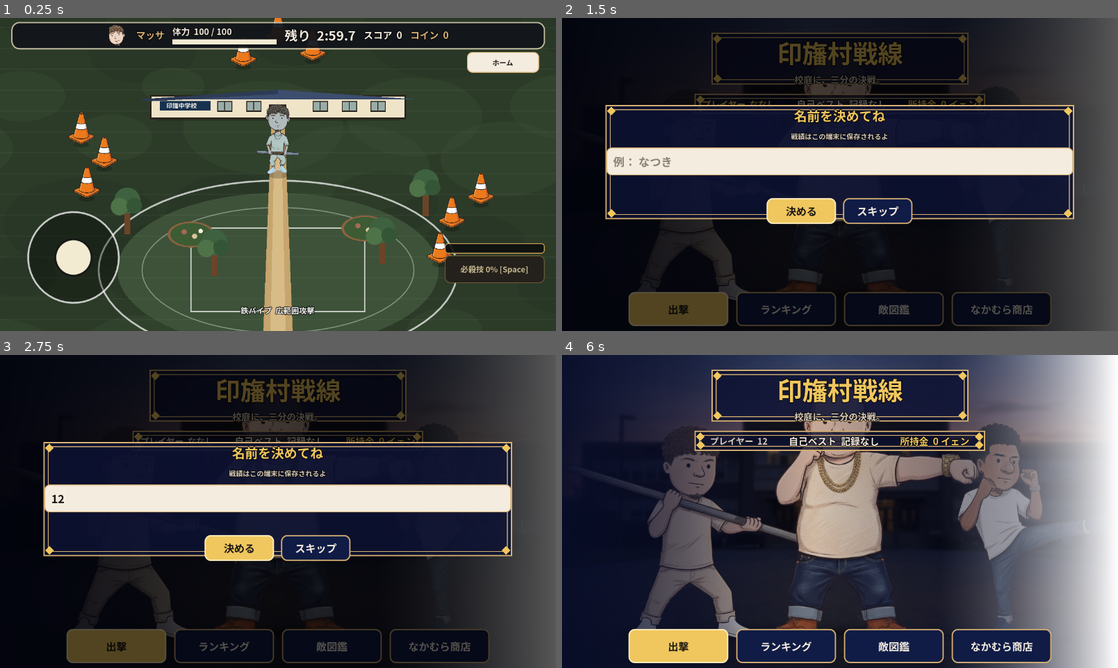
Above: before the commit, frames 1-4 (two rows, left to right).
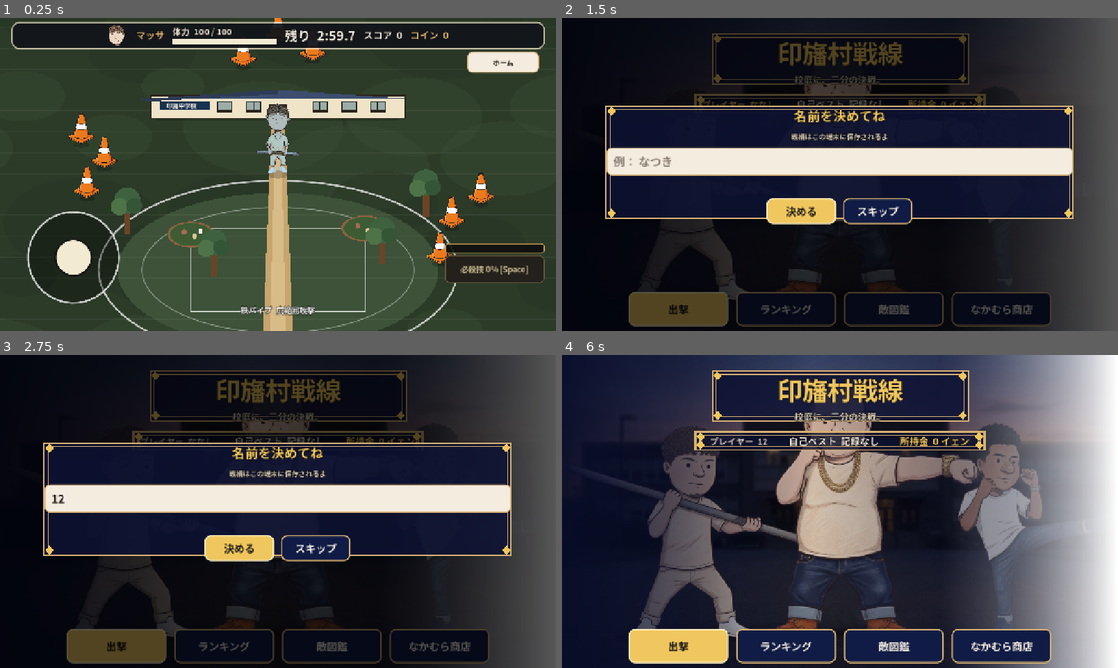
Above: after the commit, the same moments.

Repository: sudotti/inba-war
Game: Godot game, scene res://scenes/battle.tscn
Two runs of this game, one before a commit and one after it. Both use one fixed random seed, a clock stepped at 60 frames per second and the inputs below. This scene is started directly instead of the project's main scene.
Inputs (mouse positions are in pixels of both pictures, inside the frame that each line leads up to):
- Up to frame 1 (0.25 s): no input
- Up to frame 2 (1.5 s): click "ホーム" at 0.5 s; click "プレイヤー ななし" at 1.25 s
- Up to frame 3 (2.75 s): click (278, 498) at 2.02 s; type "12" at 2.1 s
- Up to frame 4 (6 s): click "出撃" at 2.75 s; click "ランキング" at 3.5 s; click "敵図鑑" at 4.25 s; click "なかむら商店" at 5 s; click "決める" at 5.75 s

The runs differ from the first frame. In frame 1, 4.4% of the frame differs, in the area x 2-99%, y 0-100%; in frame 2, 4.3%; in frame 3, 4.3%; in frame 4, 4.4%, in the area x 11-88%, y 4-99%.

Commit message:
Fix web viewport: restore canvas_items expand, adaptive battle zoom

Diff:
--- a/project.godot
+++ b/project.godot
@@ -19,8 +19,8 @@
 
 window/size/viewport_width=1280
 window/size/viewport_height=720
-window/stretch/mode="disabled"
-window/stretch/aspect="ignore"
+window/stretch/mode="canvas_items"
+window/stretch/aspect="expand"
 window/handheld/orientation=6
 
 [rendering]
--- a/scripts/battle_screen.gd
+++ b/scripts/battle_screen.gd
@@ -945,7 +945,7 @@
 
 func _apply_camera_zoom() -> void:
 	var vp := get_viewport_rect().size
-	var zoom := clampf(minf(vp.x / 560.0, vp.y / 720.0), 0.6, 1.0)
+	var zoom := clampf(minf(vp.x / 560.0, vp.y / 720.0), 0.6, 4.0)
 	camera.zoom = Vector2(zoom, zoom)
 
 
--- a/tests/layout_check.gd
+++ b/tests/layout_check.gd
@@ -40,9 +40,10 @@
 
 
 func _check_bounds(node: Node, in_scroll: bool) -> void:
+	var bounds: Rect2 = root.get_visible_rect()
 	if node is Control and node != current and not in_scroll:
 		var r: Rect2 = node.get_global_rect()
-		if r.position.x < -2.0 or r.position.y < -2.0 or r.end.x > root.size.x + 2.0 or r.end.y > root.size.y + 2.0:
+		if r.position.x < -2.0 or r.position.y < -2.0 or r.end.x > bounds.size.x + 2.0 or r.end.y > bounds.size.y + 2.0:
 			print("OVERFLOW %s: %s [%s]" % [node.name, r, PATHS[index - 1]])
 			fails += 1
 	var nested := in_scroll or node is ScrollContainer
Not shown, changed: docs/index.html
Not shown, changed: docs/index.pck
